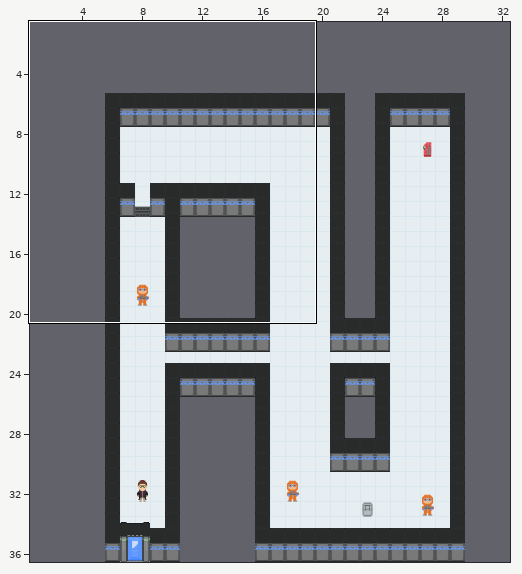
Tiled map: Undetected/core/assets/levels/ahhh.tmx. Above, an overview of the earlier version with the close-up marked.
Close-up. First the earlier version:
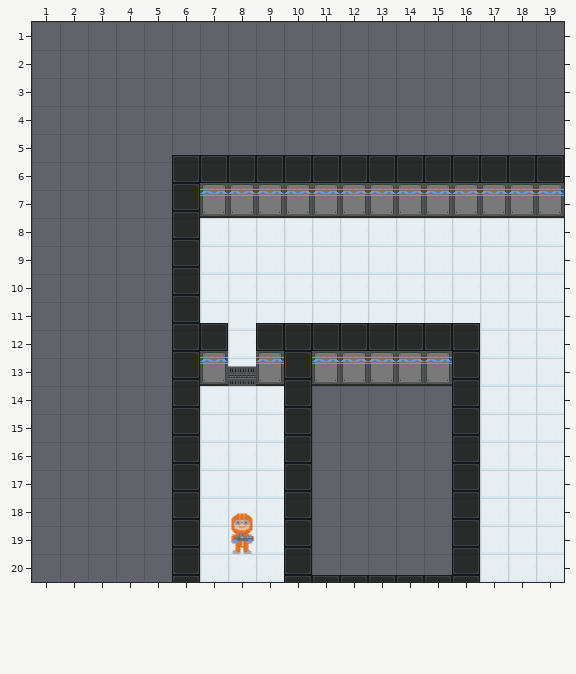
Cells are 32x32 px. Shown: x 1..19, y 1..20. The commit also changed other parts of the map, which this record leaves out.
Now the later version:
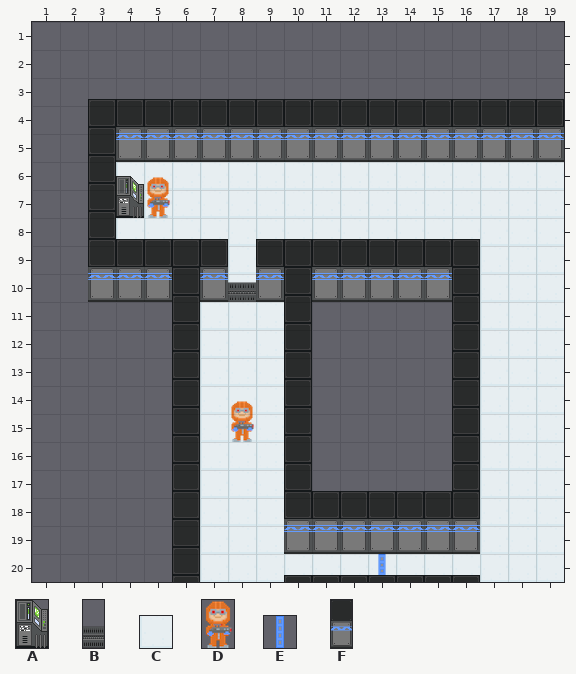
Key: from "DeskRight": A 0; from "DoorClosed": B 12; from "FloorTile": C 0; from "Guard": D 0; from "horizontaldoor": E 0; from "walls": F 1.
_ is an empty cell.
Objects are placed by their top-left corner, in cells (3,4 is the top-left corner of cell 3,4); size is 1x1 cell unless given.
Tiles replaced or removed in this view: C.
The exact change:
Changed rows in their new state; . is an unchanged cell.
Layer "Tile Layer 1":
first column x 4:
 5 ....CCCC.......C
 6 CCCCCCCCCCCCCCCC
 7 CCCCCCCCCCCCCCCC
 8 CCC.............
 9 CC..............
11 ......._____....
12 ...C.C..........
13 ...C.C..........
first column x 10:
19 .....CC
20 CCCCCCC
Layer "Object Layer 1":
changed: F "horizontal" at 7,5.8 size 1x2.2 -> F "horizontal" at 7,3.8 size 1x2.2
changed: F "horizontal" at 9,5.8 size 1x2.2 -> F "horizontal" at 9,3.8 size 1x2.2
changed: F "horizontal" at 8,5.8 size 1x2.2 -> F "horizontal" at 8,3.8 size 1x2.2
changed: F "horizontal" at 11,5.8 size 1x2.2 -> F "horizontal" at 11,3.8 size 1x2.2
changed: F "horizontal" at 10,5.8 size 1x2.2 -> F "horizontal" at 10,3.8 size 1x2.2
changed: F "horizontal" at 12,5.8 size 1x2.2 -> F "horizontal" at 12,3.8 size 1x2.2
changed: F "horizontal" at 13,5.8 size 1x2.2 -> F "horizontal" at 13,3.8 size 1x2.2
changed: F "horizontal" at 14,5.8 size 1x2.2 -> F "horizontal" at 14,3.8 size 1x2.2
changed: F "horizontal" at 15,5.8 size 1x2.2 -> F "horizontal" at 15,3.8 size 1x2.2
changed: F "horizontal" at 16,5.8 size 1x2.2 -> F "horizontal" at 16,3.8 size 1x2.2
changed: F "horizontal" at 17,5.8 size 1x2.2 -> F "horizontal" at 17,3.8 size 1x2.2
changed: F "horizontal" at 18,5.8 size 1x2.2 -> F "horizontal" at 18,3.8 size 1x2.2
changed: F "horizontal" at 19,5.8 size 1x2.2 -> F "horizontal" at 19,3.8 size 1x2.2
changed: F "horizontal" at 10,11.8 size 1x2.2 -> F "horizontal" at 10,8.8 size 1x2.2
changed: F "horizontal" at 9,11.8 size 1x2.2 -> F "horizontal" at 9,8.8 size 1x2.2
changed: F "horizontal" at 7,11.8 size 1x2.2 -> F "horizontal" at 7,8.8 size 1x2.2
changed: F "horizontal" at 11,11.8 size 1x2.2 -> F "horizontal" at 11,8.8 size 1x2.2
changed: F "horizontal" at 13,11.8 size 1x2.2 -> F "horizontal" at 13,8.8 size 1x2.2
changed: F "horizontal" at 12,11.8 size 1x2.2 -> F "horizontal" at 12,8.8 size 1x2.2
changed: F "horizontal" at 15,11.8 size 1x2.2 -> F "horizontal" at 15,8.8 size 1x2.2
changed: F "horizontal" at 14,11.8 size 1x2.2 -> F "horizontal" at 14,8.8 size 1x2.2
changed: D "guard" at 8,18.5 size 1x1.5 -> D "guard" at 8,14.5 size 1x1.5
added: F "horizontal" at 6,3.8 size 1x2.2
added: F "horizontal" at 4,3.8 size 1x2.2
added: F "horizontal" at 3,3.8 size 1x2.2
added: F "horizontal" at 5,3.8 size 1x2.2
added: F "horizontal" at 3,4.8 size 1x2.2
added: F "horizontal" at 3,5.8 size 1x2.2
added: A at 4,6.5 size 1x1.5
added: D "guard" at 5,6.5 size 1x1.5
added: F "horizontal" at 3,6.8 size 1x2.2
added: F "horizontal" at 3,7.8 size 1x2.2
added: F "horizontal" at 10,8.8 size 1x2.2
added: F "horizontal" at 16,8.8 size 1x2.2
added: B "door2" at 8,9.4 size 1x1.6
added: F "horizontal" at 4,8.8 size 1x2.2
added: F "horizontal" at 3,8.8 size 1x2.2
added: F "horizontal" at 5,8.8 size 1x2.2
added: F "horizontal" at 10,9.8 size 1x2.2
added: F "horizontal" at 16,9.8 size 1x2.2
added: F "horizontal" at 10,10.8 size 1x2.2
added: F "horizontal" at 16,10.8 size 1x2.2
added: F "horizontal" at 11,17.8 size 1x2.2
added: F "horizontal" at 12,17.8 size 1x2.2
added: F "horizontal" at 13,17.8 size 1x2.2
added: F "horizontal" at 14,17.8 size 1x2.2
added: F "horizontal" at 15,17.8 size 1x2.2
added: E "door1" at 13,20
removed: F "horizontal" at 6,5.8 size 1x2.2
removed: F "horizontal" at 6,6.8 size 1x2.2
removed: F "horizontal" at 6,7.8 size 1x2.2
removed: B "door" at 8,12.4 size 1x1.6
removed: F "horizontal" at 10,18.8 size 1x2.2
removed: F "horizontal" at 16,18.8 size 1x2.2
removed: F "horizontal" at 10,19.8 size 1x2.2
removed: F "horizontal" at 16,19.8 size 1x2.2
Boxes around the changes in both close-ups, in picture pixels (x1, y1, x2, y2):
changed: (88, 99, 564, 386)
new place: (231, 401, 254, 442)
changed: (284, 491, 480, 575)
old place: (231, 513, 254, 554)
